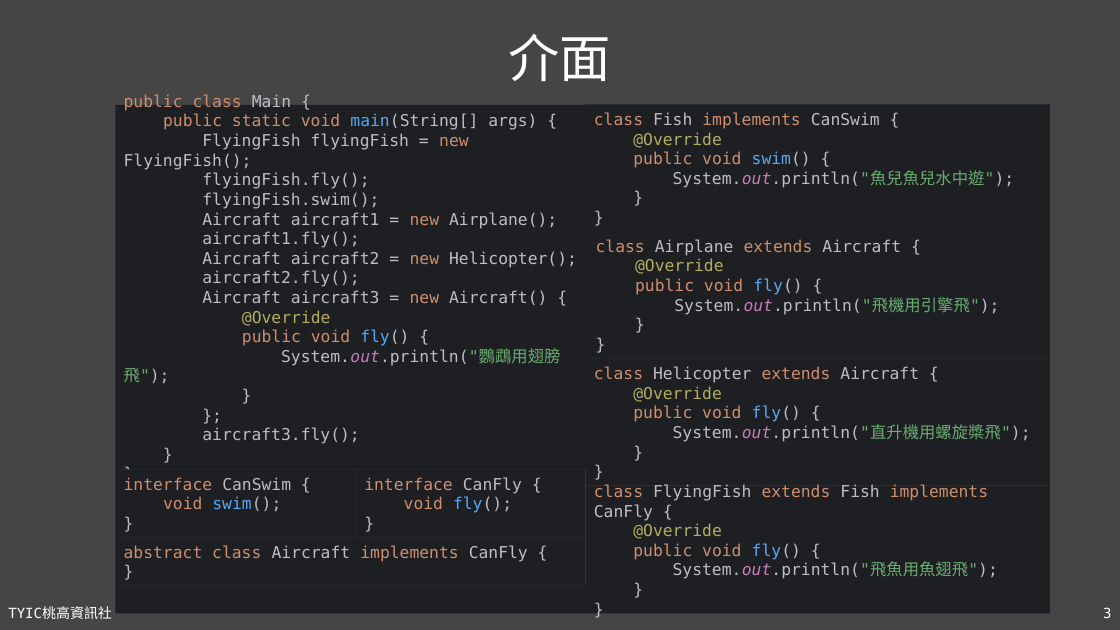
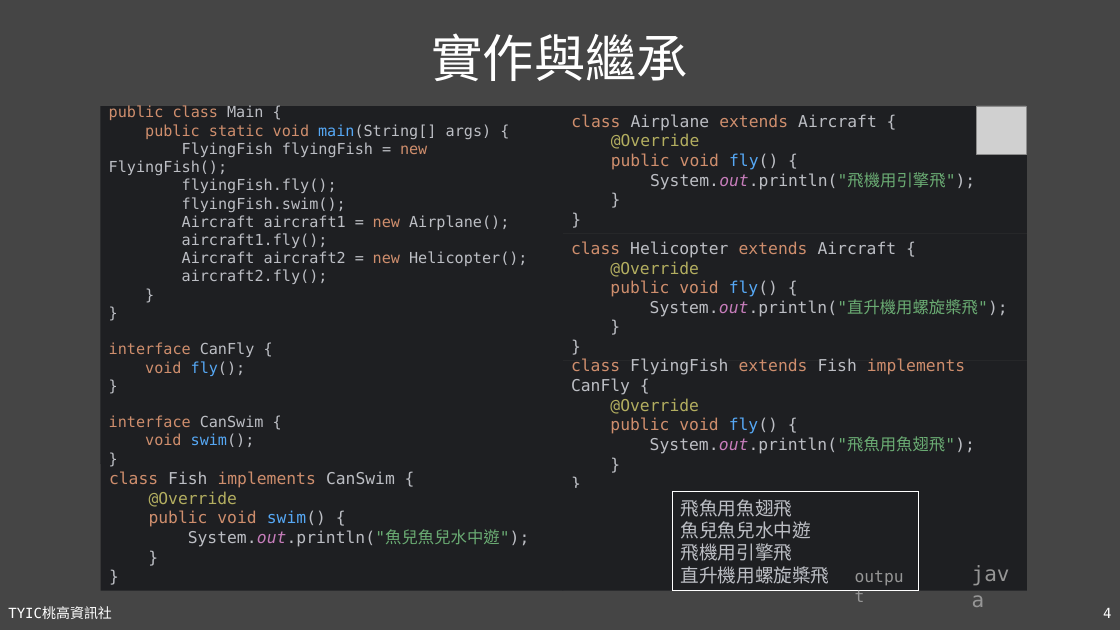
Before and after one commit to TYSHIC/slides, a slide deck: slide 4 of powerpoint/11_介面.pptx (slide 3 before the commit). Drawn at 1120x630 pixels with LibreOffice and Linux fonts; fonts in the diff are those of the drawing; grey boxes stand for pictures. Boxes give left, top, right and bottom in pixels: in the first picture for what was removed or moved away, otherwise in the second. Text is boxed around its words. In the diff, an @@ line names an element or a change of style, - is before the commit and + after.

```diff
--- a/powerpoint/11_介面.pptx
+++ b/powerpoint/11_介面.pptx
@@ title at bbox=[432, 33, 689, 81]: text changed @@
-介面
+實作與繼承
@@ rectangle "public class Main { public ...": place and size @@
-rectangle "public class Main { public ..." at bbox=[115, 105, 587, 470]
+rectangle "public class Main { public ..." at bbox=[100, 106, 563, 464]
@@ text in rectangle at bbox=[109, 105, 528, 447]: text changed; size 14 to 13 pt @@
-public class Main {
-public static void main(String[] args) {
-FlyingFish flyingFish = new FlyingFish();
-flyingFish.fly();
-flyingFish.swim();
-Aircraft aircraft1 = new Airplane();
-aircraft1.fly();
-Aircraft aircraft2 = new Helicopter();
-aircraft2.fly();
-Aircraft aircraft3 = new Aircraft() {
-@Override
-public void fly() {
-System.out.println("鸚鵡用翅膀飛");
-}
-};
-aircraft3.fly();
-}
-}
+public class Main {
+public static void main(String[] args) {
+FlyingFish flyingFish = new FlyingFish();
+flyingFish.fly();
+flyingFish.swim();
+Aircraft aircraft1 = new Airplane();
+aircraft1.fly();
+Aircraft aircraft2 = new Helicopter();
+aircraft2.fly();
+}
+}
+interface CanFly {
+void fly();
+}
+interface CanSwim {
+void swim();
+}
@@ 2 rectangles, 1 text: place and size @@
-2 rectangles, 1 text at bbox=[586, 239, 1050, 613]
+2 rectangles, 1 text at bbox=[563, 106, 1028, 487]
@@ picture added at bbox=[977, 106, 1027, 155] @@
@@ rectangle "class Fish implements CanSwim { ...": place and size @@
-rectangle "class Fish implements CanSwim { ..." at bbox=[586, 104, 1050, 231]
+rectangle "class Fish implements CanSwim { ..." at bbox=[101, 464, 564, 591]
@@ text removed at bbox=[124, 477, 291, 512] @@
-interface CanSwim {
-void swim();
-}
@@ text removed at bbox=[364, 477, 522, 513] @@
-interface CanFly {
-void fly();
-}
@@ rectangle: place and size @@
-rectangle at bbox=[115, 586, 587, 613]
+rectangle at bbox=[563, 488, 1028, 591]
@@ rectangle added at bbox=[672, 492, 918, 591], fill #1E1F22, outline #FFFFFF 0.75 pt, 16 pt, text #BCBEC4 @@
+飛魚用魚翅飛
+魚兒魚兒水中遊
+飛機用引擎飛
+直升機用螺旋槳飛
@@ text removed at bbox=[124, 545, 528, 562] @@
-abstract class Aircraft implements CanFly {
-}
@@ text added at bbox=[846, 563, 918, 592], 14 pt, text #969696 @@
+output
@@ text added at bbox=[964, 557, 1028, 591], 18 pt, text #969696 @@
+java
@@ page number at bbox=[1103, 608, 1111, 618]: text changed @@
-3
+4
```
Also in this commit, not shown: 1 other slide changed, 6 slides added, 14 other files.
